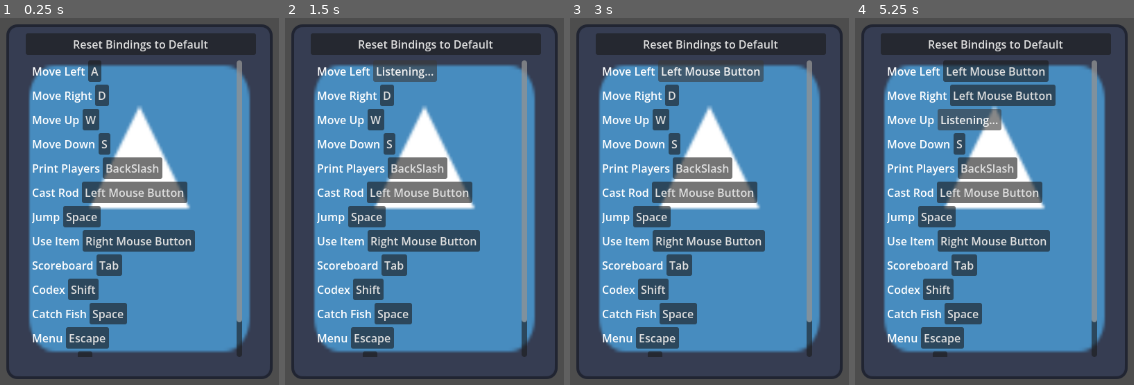
Above: before the commit, frames 1-4 (left to right).
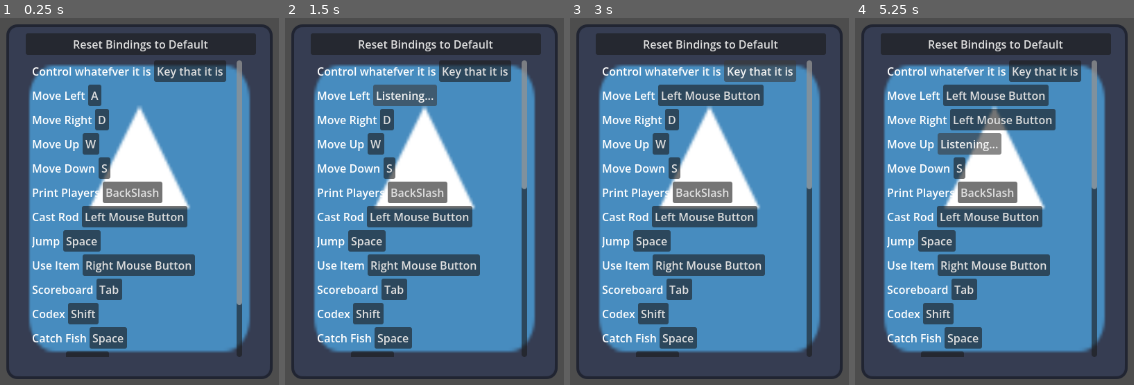
Above: after the commit, the same moments.

Repository: gmuGADIG/King-Fisher
Game: Godot game, scene res://ui/keybinds/keybind_menu.tscn
Two runs of this game, one before a commit and one after it. Both use one fixed random seed, a clock stepped at 60 frames per second and the inputs below. This scene is started directly instead of the project's main scene. The engine's default icon, where the game draws it, is replaced by a stand-in: a white triangle on a blue panel in a dark square.
Inputs (mouse positions are in pixels of both pictures, inside the frame that each line leads up to):
- Up to frame 1 (0.25 s): no input
- Up to frame 2 (1.5 s): click "Reset Bindings to Default" at 0.5 s; click "A" at 1.25 s
- Up to frame 3 (3 s): click "Listening..." at 2 s; click (759, 69) at 2.75 s, where only the run after the commit has a clickable "Key that it is"
- Up to frame 4 (5.25 s): click "Left Mouse Button" at 3.5 s; click "D" at 4.25 s; click "W" at 5 s

The runs differ from the first frame. In frame 1, 19% of the frame differs, in the area x 11-87%, y 11-93%; in frame 2, 21%; in frame 3, 21%; in frame 4, 22%.

Commit message:
lets see what happens

Diff:
--- a/project.godot
+++ b/project.godot
@@ -29,6 +29,10 @@
 Debug="*res://systems/debug.tscn"
 DebugMenu="*uid://bojr30uqdlyje"
 ScreenTransition="*uid://ie0c43cmrtky"
+
+[dotnet]
+
+project/assembly_name="King Fisher"
 
 [editor_plugins]
 
--- a/ui/keybinds/keybind.gd
+++ b/ui/keybinds/keybind.gd
@@ -11,6 +11,9 @@
 
 func _ready() -> void:
 	load_keybinds()
+	reflow_ui()
+
+func reflow_ui() -> void:
 	for action in InputMap.get_actions():
 		if action.begins_with("ui_") or action.begins_with("debug_"): continue
 		var binding = binding_prototype.duplicate()
@@ -21,7 +24,7 @@
 		binding_button.text = InputMap.action_get_events(action)[0].as_text().replace(' - Physical', '')
 		keybind_buttons[action] = binding
 		vbox.add_child(binding)
-	binding_prototype.queue_free()
+	# binding_prototype.queue_free()
 
 func _on_keybind_button_pressed(keybind: StringName, button: Button) -> void:
 	button.text = "Listening..."
@@ -58,3 +61,7 @@
 			InputMap.action_erase_events(action)
 			InputMap.action_add_event(action, keybind_dict[action])
 		print("KEYBINDS LOADED")
+
+func _on_reset_button_pressed() -> void:
+	InputMap.load_from_project_settings()
+	reflow_ui()
--- a/ui/keybinds/keybind_menu.tscn
+++ b/ui/keybinds/keybind_menu.tscn
@@ -35,7 +35,7 @@
 offset_right = 360.0
 offset_bottom = 509.0
 
-[node name="Button" type="Button" parent="KeybindPanel/VBoxContainer" unique_id=1489181848]
+[node name="ResetButton" type="Button" parent="KeybindPanel/VBoxContainer" unique_id=1489181848]
 layout_mode = 2
 text = "Reset Bindings to Default"
 
@@ -59,3 +59,5 @@
 [node name="Button" type="Button" parent="KeybindPanel/ScrollContainer/VBoxContainer/HBoxContainer" unique_id=1555108729]
 layout_mode = 2
 text = "Key that it is"
+
+[connection signal="pressed" from="KeybindPanel/VBoxContainer/ResetButton" to="." method="_on_reset_button_pressed"]
